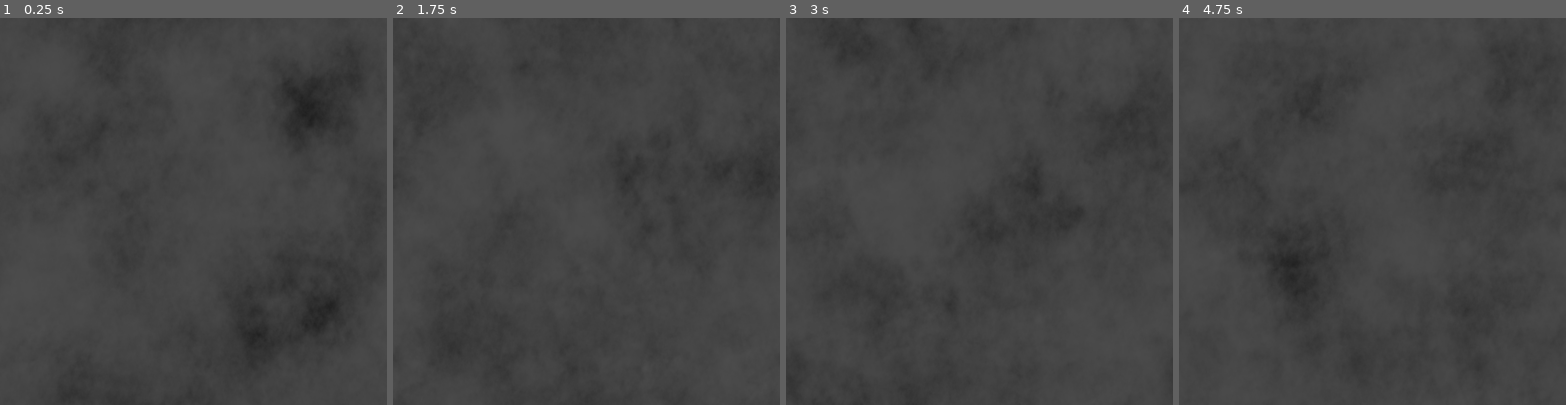
Above: before the commit, frames 1-4 (left to right).
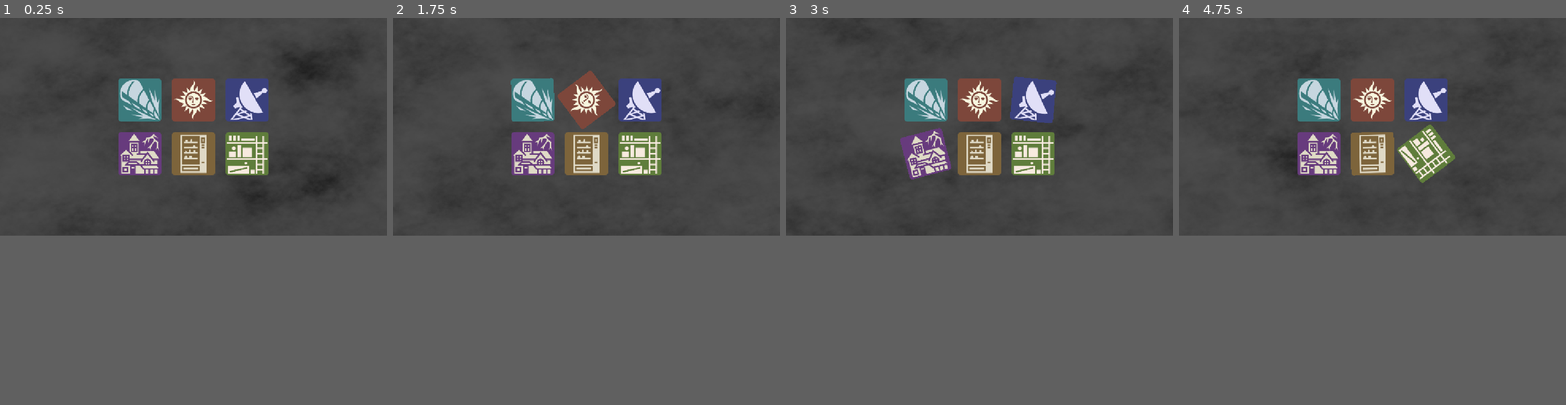
Above: after the commit, the same moments.

Repository: benDOTbjq/GMTK-2026
Game: Godot game, scene res://code/main_scene/main.tscn
The game is run twice, just before and just after one commit, with the same random seed, the same clock (stepped at 60 frames per second) and the same inputs.
Inputs (mouse positions are in pixels of both pictures, inside the frame that each line leads up to):
- Up to frame 1 (0.25 s): no input
- Up to frame 2 (1.75 s): click (532, 165) at 0.52 s; click (586, 165) at 1.27 s
- Up to frame 3 (3 s): click (1033, 165) at 2.02 s; click (925, 257) at 2.77 s
- Up to frame 4 (4.75 s): click (1372, 257) at 3.52 s; click (1426, 257) at 4.27 s
The window is 800x800 before the commit and 800x450 after it. Grey fills any space a smaller window leaves; there, only what the larger window draws over its background counts as a difference.

The runs differ from the first frame. In frame 1, 8.9% of the frame differs, in the area x 30-88%, y 9-86%; in frame 2, 7.4%; in frame 3, 7.4%; in frame 4, 7.8%.

Commit message:
removed viewport size bug

Diff:
--- a/project.godot
+++ b/project.godot
@@ -16,8 +16,6 @@
 
 [display]
 
-window/size/viewport_width=1
-window/size/viewport_height=1
 window/stretch/mode="canvas_items"
 window/stretch/aspect="expand"
 
Not shown, added: audio/sfx/UI_TestSound_01.wav.import
